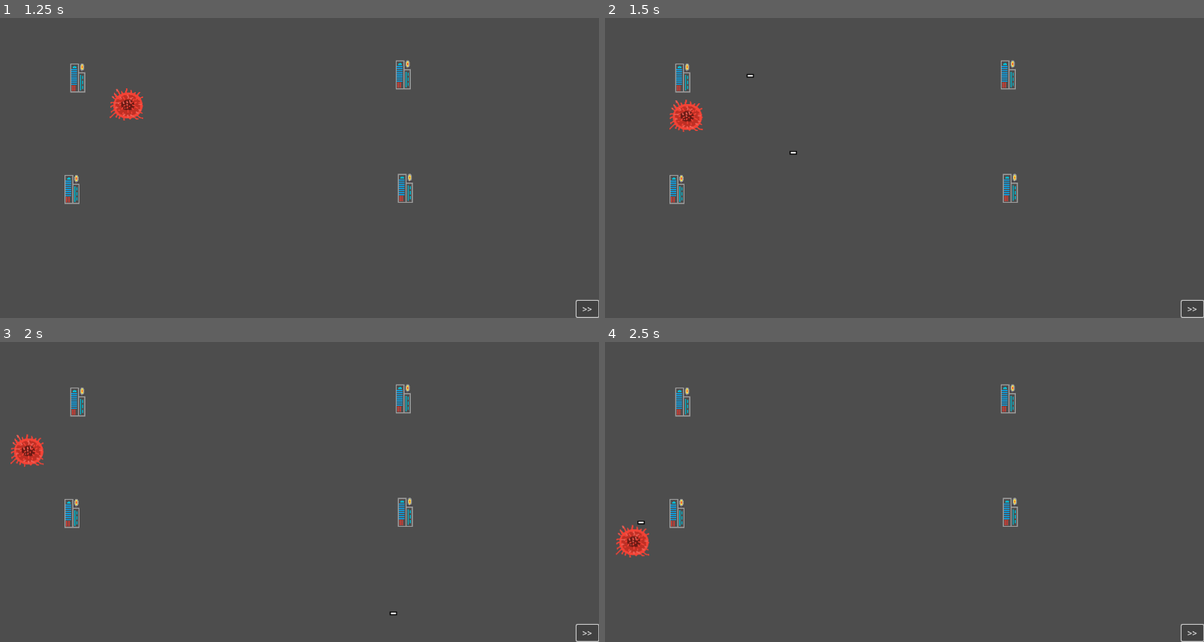
Above: before the commit, frames 1-4 (two rows, left to right).
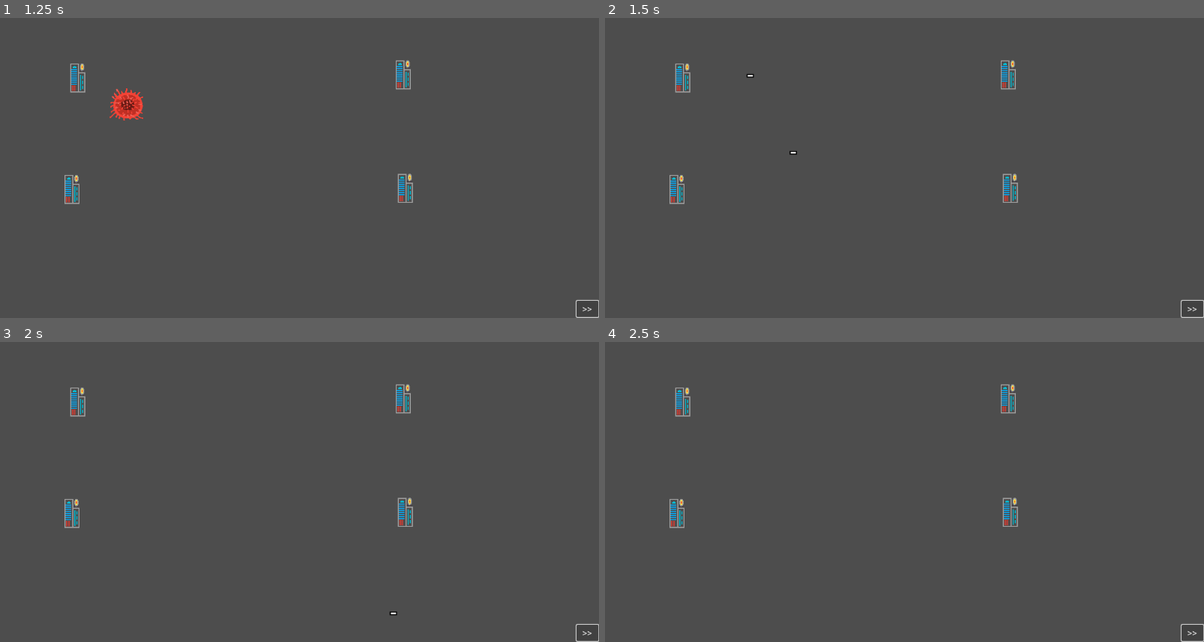
Above: after the commit, the same moments.

Repository: pbagnoud/minijam183
Game: Godot game, scene res://Scenes/main.tscn
Two runs of this game, one before a commit and one after it. Both use one fixed random seed, a clock stepped at 60 frames per second and the inputs below. This scene is started directly instead of the project's main scene.
Inputs:
- Up to frame 1 (1.25 s): click ">>" at 0.5 s
- Up to frame 2 (1.5 s): click ">>" at 1.25 s
- Up to frame 3 (2 s): no input
- Up to frame 4 (2.5 s): click ">>" at 2 s

Frame 1 is identical in both runs. In frame 2, 0.4% of the frame differs, in the area x 10-17%, y 27-38%; in frame 3, 0.4%; in frame 4, 0.4%, in the area x 1-8%, y 59-72%.
Error after the commit: Invalid assignment of property or key 'color' with value of type 'int' on a base object of type 'PackedScene'. (res://Scripts/path_2d.gd:35)

Commit message:
add color

Diff:
--- a/minijam183/Scripts/path_2d.gd
+++ b/minijam183/Scripts/path_2d.gd
@@ -6,6 +6,9 @@
 var wave = []
 var rng = RandomNumberGenerator.new()
 var MAX_WAVE = 10
+
+func _ready() -> void:
+	new_round(0)
 
 func _generate_wave(wave_id:int)-> void:
 	var size_wave = 15 + wave_id * 5
@@ -23,6 +26,7 @@
 
 func _process(delta: float) -> void:
 	if wave.is_empty():
+		print('empty wave')
 		return
 	timer += delta
 
--- a/minijam183/Scripts/path_follow_2d.gd
+++ b/minijam183/Scripts/path_follow_2d.gd
@@ -1,7 +1,10 @@
 extends PathFollow2D
 
 @export var runspeed = 250
-
+@onready var character_body_2d: CharacterBody2D = $CharacterBody2D
+@export var color=0
+func _ready() -> void:
+	character_body_2d.color = color
 func _process(delta: float) -> void:
 		set_progress(progress + runspeed * delta)
 
